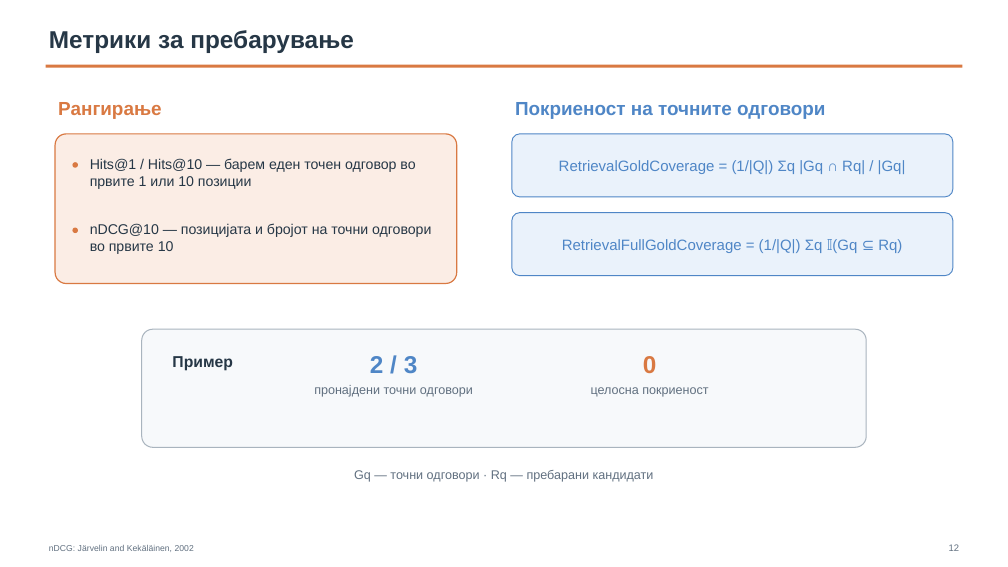
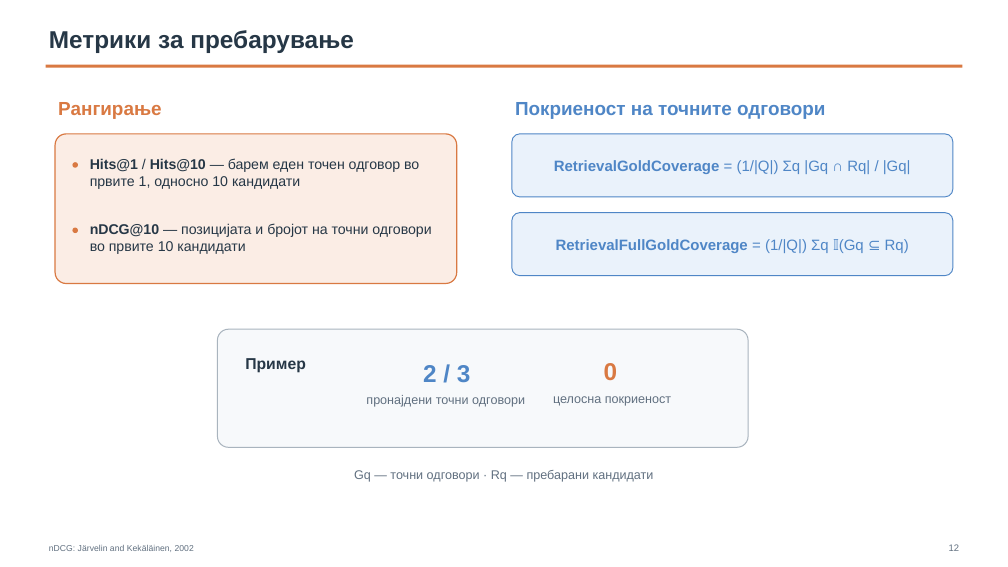
Before and after one commit to Itonkdong/graphragx, a slide deck: slide 12 of metadata/presentation/thesis_defense_presentation.pptx. Drawn at 1008x567 pixels with LibreOffice and Linux fonts; fonts in the diff are those of the drawing. Boxes give left, top, right and bottom in pixels: in the first picture for what was removed or moved away, otherwise in the second. Text is boxed around its words. In the diff, an @@ line names an element or a change of style, - is before the commit and + after.

```diff
--- a/metadata/presentation/thesis_defense_presentation.pptx
+++ b/metadata/presentation/thesis_defense_presentation.pptx
@@ text "RetrievalGoldCoverage = (1/|Q|) Σq |Gq ..." at [554, 160, 911, 174]: bold on in "RetrievalGoldCoverage" @@
@@ text at [90, 158, 419, 189]: text changed @@
-Hits@1 / Hits@10 — барем еден точен одговор во првите 1 или 10 позиции
+Hits@1 / Hits@10 — барем еден точен одговор во првите 1, односно 10 кандидати
@@ text at [90, 223, 431, 254]: text changed @@
-nDCG@10 — позицијата и бројот на точни одговори во првите 10
+nDCG@10 — позицијата и бројот на точни одговори во првите 10 кандидати
@@ text "RetrievalFullGoldCoverage = (1/|Q|) Σq 𝕀(Gq ..." at [556, 239, 909, 253]: bold on in "RetrievalFullGoldCoverage" @@
@@ rounded rectangle: place and size @@
-rounded rectangle at [142, 329, 867, 447]
+rounded rectangle at [218, 329, 749, 447]
@@ text "Пример": place and size @@
-text "Пример" at [172, 356, 233, 371]
+text "Пример" at [245, 358, 306, 373]
@@ text "2 / 3": place and size @@
-text "2 / 3" at [370, 356, 418, 374]
+text "2 / 3" at [423, 365, 471, 383]
@@ text "0": place and size @@
-text "0" at [643, 356, 657, 373]
+text "0" at [604, 363, 618, 380]
@@ text "целосна покриеност": place and size @@
-text "целосна покриеност" at [591, 387, 708, 397]
+text "целосна покриеност" at [553, 396, 671, 406]
@@ text "пронајдени точни одговори": place and size @@
-text "пронајдени точни одговори" at [314, 385, 473, 397]
+text "пронајдени точни одговори" at [366, 395, 525, 407]
```
Also in this commit, not shown: 10 other slides changed.
